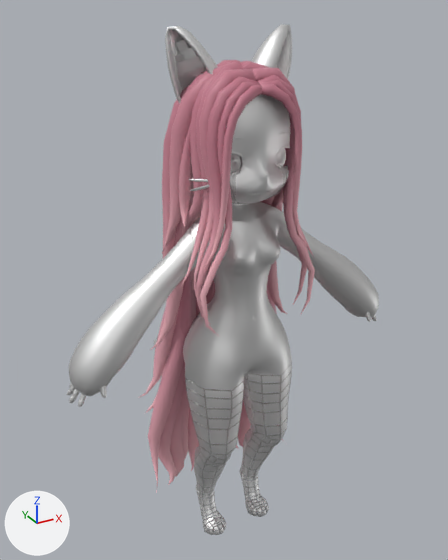
The FBX model Assets/Models/DragonScoutLexiChiV4fbx.fbx, before and after one commit.
The view is the same before and after, from a 50 mm camera at (-0.491, -0.837, 0.956) aimed at (0.046, 0.138, 0.468). Every picture has the same lights, and +X, +Y and +Z are marked at lower left. Where no turn or scale is listed for an object, it has been applied to the vertices.

In view in the first picture: 'Body'.
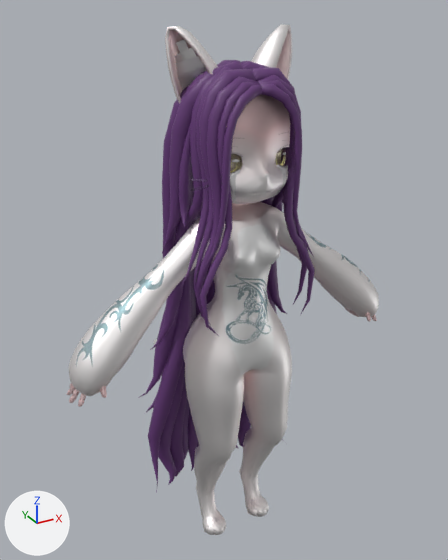
What differs and where, as boxes (x1, y1, x2, y2) in the pictures (448 x 560 px):
'Body', surface changed: (67, 24, 379, 535) in both

Edits to the bpy script that builds the scene:
```text
Add img_dragonscoutlexichiv4fbx_mat_v4armspomfers_basemap_png:
    img_dragonscoutlexichiv4fbx_mat_v4armspomfers_basemap_png = load_image('DragonScoutLexiChiV4fbx_Mat_V4ArmsPomfers_BaseMap.png', 'Substance/DragonScoutLexiChiV4fbx_Mat_V4ArmsPomfers_BaseMap.png', 4096, 4096, 'Non-Color')
Add img_dragonscoutlexichiv4fbx_mat_v4legs_basemap_png:
    img_dragonscoutlexichiv4fbx_mat_v4legs_basemap_png = load_image('DragonScoutLexiChiV4fbx_Mat_V4Legs_BaseMap.png', 'Substance/DragonScoutLexiChiV4fbx_Mat_V4Legs_BaseMap.png', 4096, 4096, 'Non-Color')
Add img_dragonscoutlexichiv4fbx_hair_001_basemap_png:
    img_dragonscoutlexichiv4fbx_hair_001_basemap_png = load_image('DragonScoutLexiChiV4fbx_Hair.001_BaseMap.png', 'Substance/DragonScoutLexiChiV4fbx_Hair.001_BaseMap.png', 4096, 4096, 'sRGB')
Add img_dragonscoutlexichiv4fbx_mat_head_basemap_png:
    img_dragonscoutlexichiv4fbx_mat_head_basemap_png = load_image('DragonScoutLexiChiV4fbx_Mat_Head_BaseMap.png', 'Substance/DragonScoutLexiChiV4fbx_Mat_Head_BaseMap.png', 4096, 4096, 'Non-Color')
Change mat_mat_head:
    add n2 = _N.new('ShaderNodeTexImage'); n2.name = 'Image Texture'
    add n2.image = img_dragonscoutlexichiv4fbx_mat_head_basemap_png
    add n3 = _N.new('ShaderNodeTexImage'); n3.name = 'Image Texture.001'
    add n3.image = img_dragonscoutlexichiv4fbx_mat_head_basemap_png
    where n0 = _N.new('ShaderNodeBsdfPrincipled'); n0.name = 'Principled BSDF'
    add _L.new(n2.outputs[0], n0.inputs[0])  # 'Color' to 'Base Color'
    add _L.new(n3.outputs[0], n0.inputs[4])  # 'Color' to 'Alpha'
Change mat_hair_001:
    mat_hair_001.texture: img_tex_png -> img_dragonscoutlexichiv4fbx_hair_001_basemap_png
Change mat_mat_v4legs:
    where n2 = _N.new('ShaderNodeTexImage'); n2.name = 'Image Texture'
    n2.image: img_v4legs_png -> img_dragonscoutlexichiv4fbx_mat_v4legs_basemap_png
    where n3 = _N.new('ShaderNodeTexImage'); n3.name = 'Image Texture.001'
    n3.image: img_v4legs_png -> img_dragonscoutlexichiv4fbx_mat_v4legs_basemap_png
Change mat_mat_v4armspomfers:
    add n2 = _N.new('ShaderNodeTexImage'); n2.name = 'Image Texture'
    add n2.image = img_dragonscoutlexichiv4fbx_mat_v4armspomfers_basemap_png
    add n3 = _N.new('ShaderNodeTexImage'); n3.name = 'Image Texture.001'
    add n3.image = img_dragonscoutlexichiv4fbx_mat_v4armspomfers_basemap_png
    where n0 = _N.new('ShaderNodeBsdfPrincipled'); n0.name = 'Principled BSDF'
    add _L.new(n2.outputs[0], n0.inputs[0])  # 'Color' to 'Base Color'
    add _L.new(n3.outputs[0], n0.inputs[4])  # 'Color' to 'Alpha'
```
